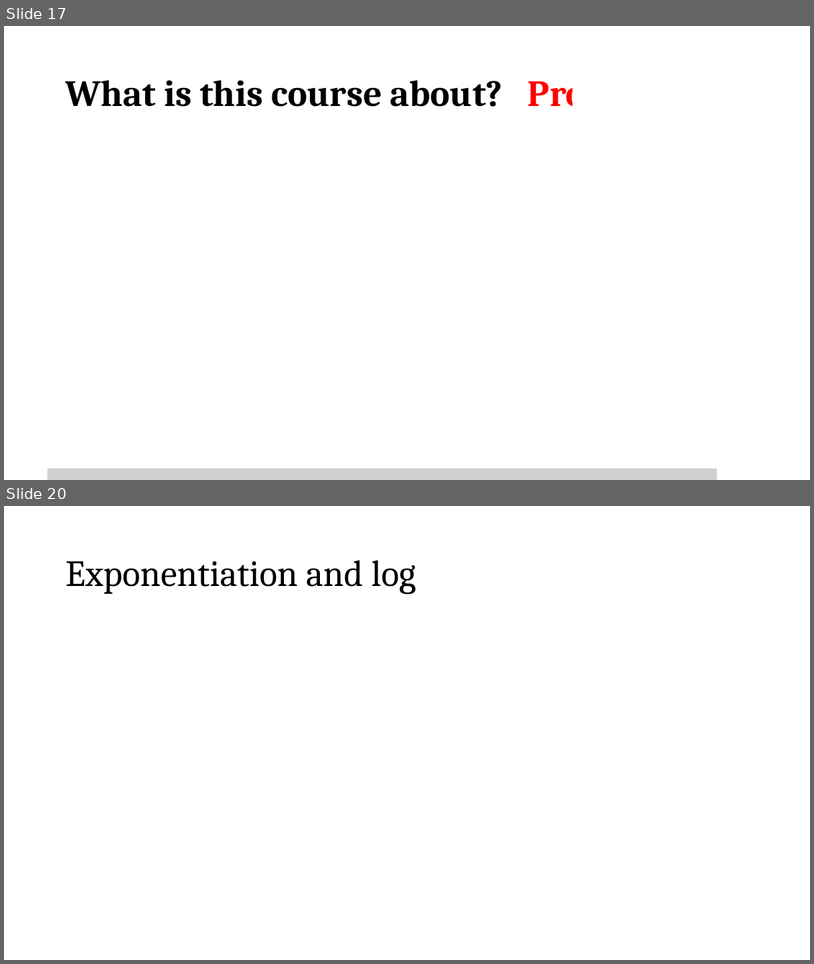
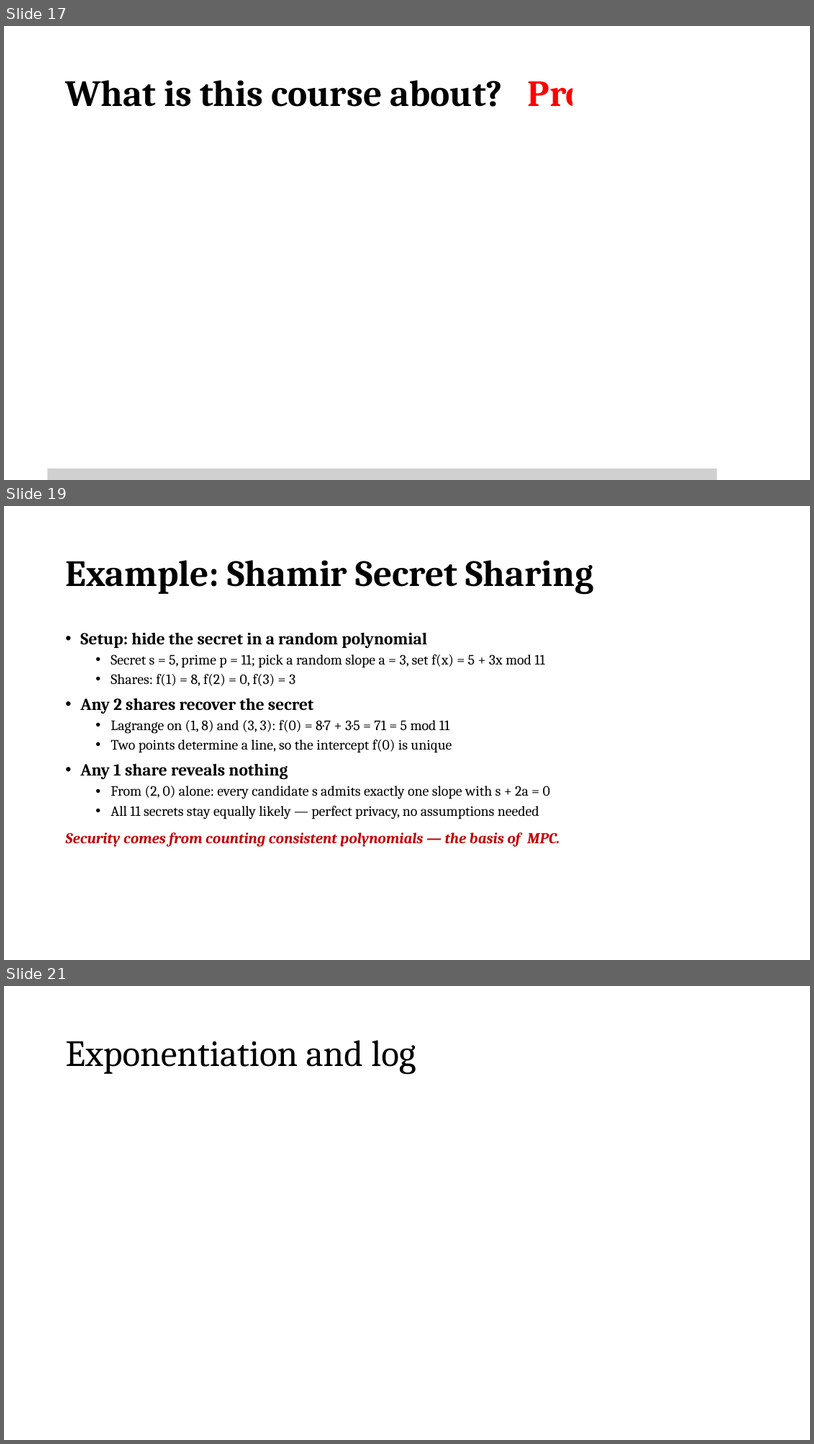
Before and after one commit to Ning0Luo/ning0luo.github.io, a slide deck: ece407/407-4562870-2026/lec1.pptx. Shown one above the other, each under a label of ours: slides 17 and 20 before the commit, slides 17, 19 and 21 after it; the slides between them are not shown. The pictures are 814x964 and 814x1444 pixels, drawn with LibreOffice and Linux fonts; fonts in the diff are those of the drawing; grey boxes stand for pictures. Boxes give left, top, right and bottom in pixels: in the first picture for what was removed or moved away, otherwise in the second. Text is boxed around its words. In the diff, an @@ line names an element or a change of style, - is before the commit and + after.

```diff
--- a/ece407/407-4562870-2026/lec1.pptx
+++ b/ece407/407-4562870-2026/lec1.pptx
@@ slide 19 added at [4, 506, 810, 960], background #FFFFFF @@
@@ title added at [65, 560, 594, 594], 44 pt, text #000000, bold @@
+Example: Shamir Secret Sharing
@@ text added at [65, 632, 560, 847], 17 pt, text #000000 @@
+• Setup: hide the secret in a random polynomial
+  • Secret s = 5, prime p = 11; pick a random slope a = 3, set f(x) = 5 + 3x mod 11
+  • Shares: f(1) = 8, f(2) = 0, f(3) = 3
+• Any 2 shares recover the secret
+  • Lagrange on (1, 8) and (3, 3): f(0) = 8·7 + 3·5 = 71 = 5 mod 11
+  • Two points determine a line, so the intercept f(0) is unique
+• Any 1 share reveals nothing
+  • From (2, 0) alone: every candidate s admits exactly one slope with s + 2a = 0
+  • All 11 secrets stay equally likely — perfect privacy, no assumptions needed
+Security comes from counting consistent polynomials — the basis of MPC.
@@ what was slide 20 is now slide 21 @@
```
Also in this commit, not shown: 11 slides changed, 1 other slide added, 1 slide removed, 12 other files.
